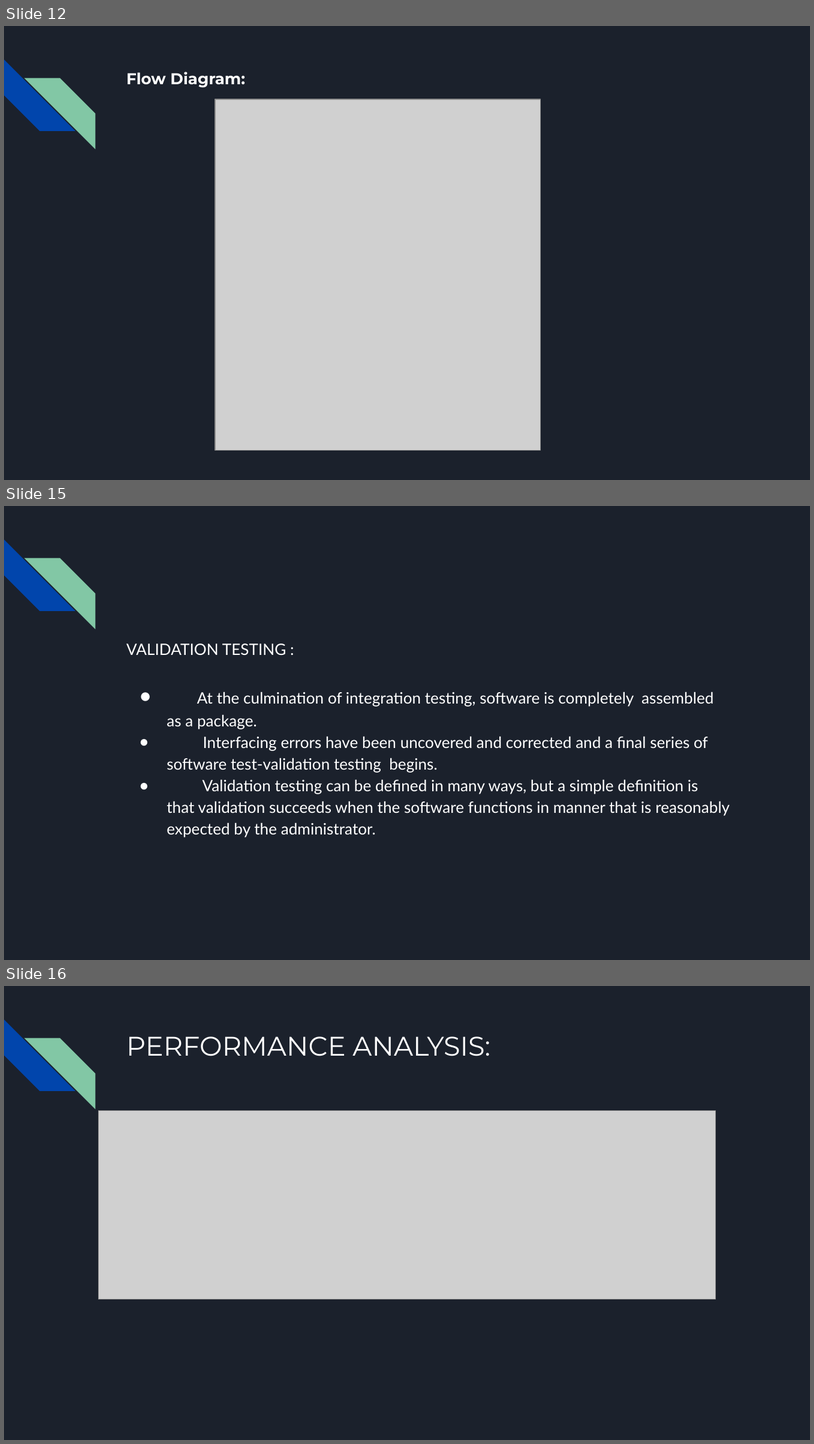
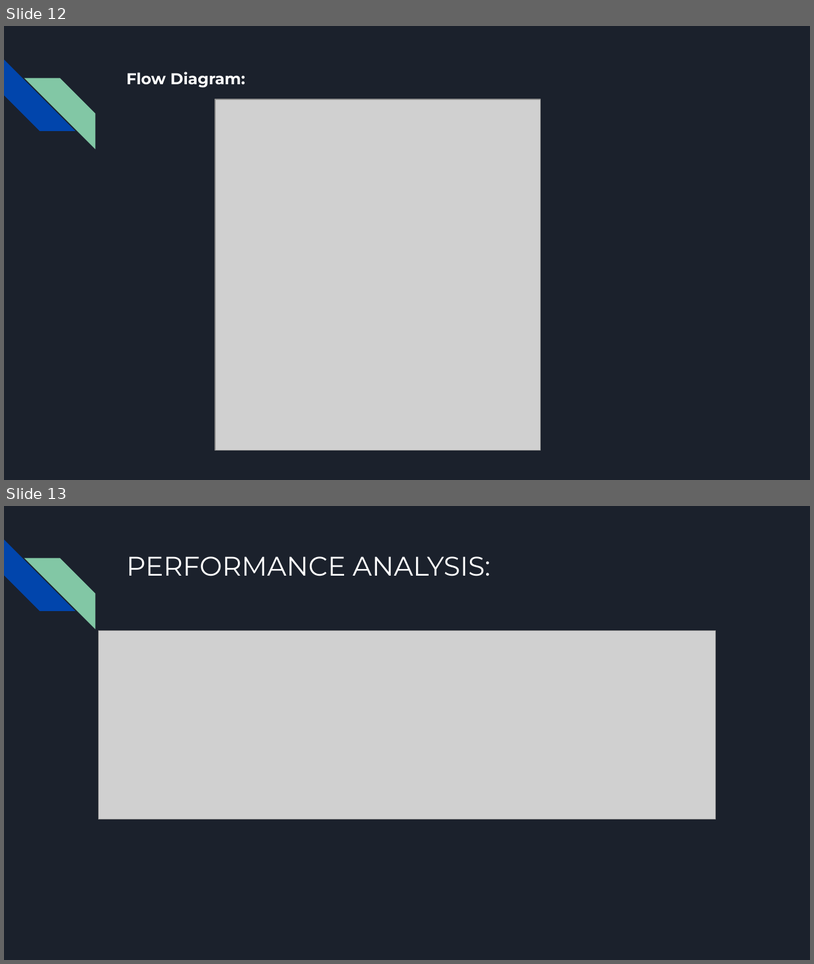
Before and after one commit to omshiv2427/BATCH-2, a slide deck: PROJECT DOC/VBSSPP_PPT F.pptx. Shown one above the other, each under a label of ours: slides 12, 15 and 16 before the commit, slides 12 and 13 after it; the slides between them are not shown. The pictures are 814x1444 and 814x964 pixels, drawn with LibreOffice and Linux fonts; fonts in the diff are those of the drawing; grey boxes stand for pictures. Boxes give left, top, right and bottom in pixels: in the first picture for what was removed or moved away, otherwise in the second. Text is boxed around its words. In the diff, an @@ line names an element or a change of style, - is before the commit and + after.

```diff
--- a/PROJECT DOC/VBSSPP_PPT F.pptx
+++ b/PROJECT DOC/VBSSPP_PPT F.pptx
@@ slide 15 removed at (4,506,810,960), background #1B212C; not listed: 2 template elements that a slide beside it also shows @@
@@ title removed at (126,643,287,655) @@
-VALIDATION TESTING :
@@ text removed at (167,691,730,837) @@
-● At the culmination of integration testing, software is completely assembled as a package.
-● Interfacing errors have been uncovered and corrected and a final series of software test-validation testing begins.
-● Validation testing can be defined in many ways, but a simple definition is that validation succeeds when the software functions in manner that is reasonably expected by the administrator.
@@ what was slide 16 is now slide 13 @@
```
Also in this commit, not shown: 2 other slides removed, 2 other files.
